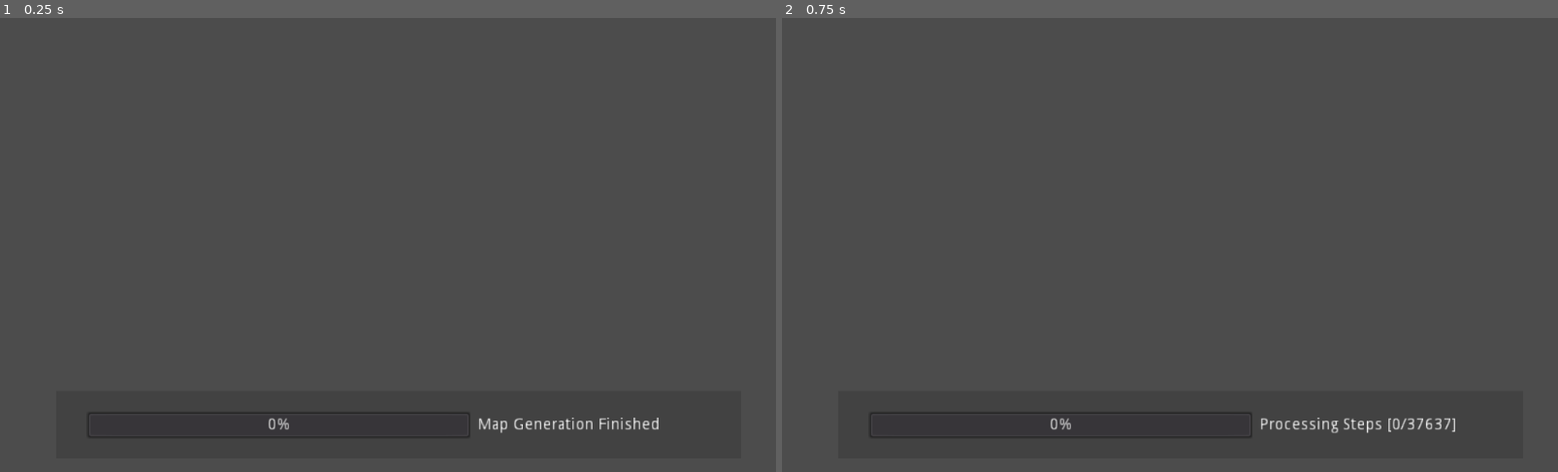
Above: before the commit, frames 1-2 (left to right).
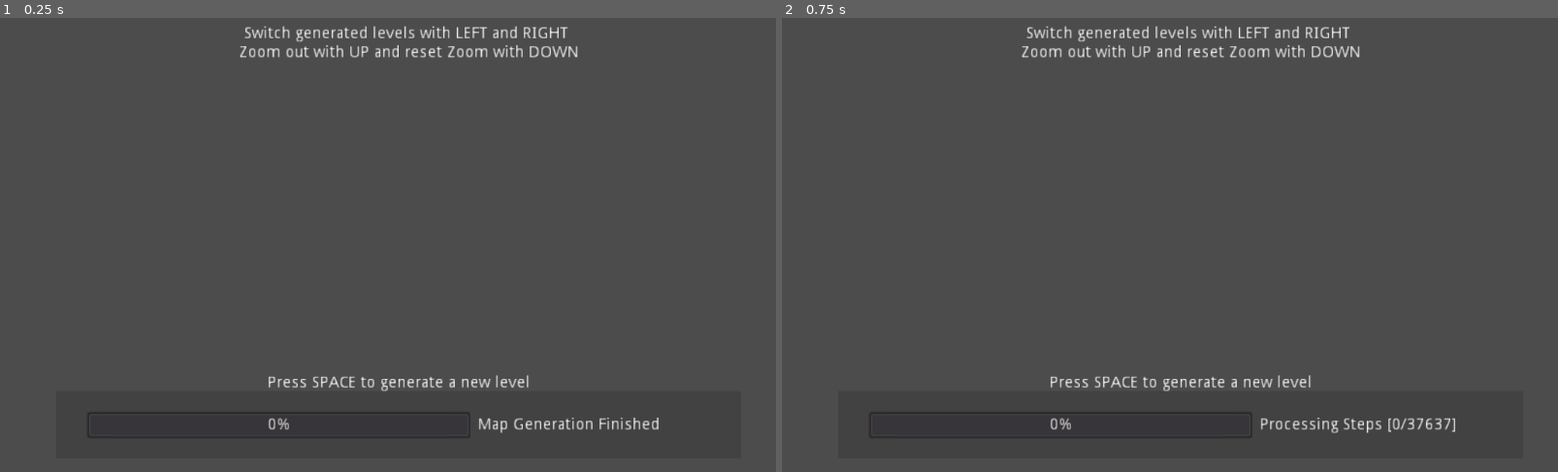
Above: after the commit, the same moments.

Repository: belzecue/godot-threading-example
Game: Godot game, scene res://Level.tscn
The game is run twice, just before and just after one commit, with the same random seed, the same clock (stepped at 60 frames per second) and the same inputs. The engine's default icon, where the game draws it, is replaced by a stand-in: a white triangle on a blue panel in a dark square.
Inputs:
- Up to frame 1 (0.25 s): no input
- Up to frame 2 (0.75 s): tap Space at 0.5 s; hold D (MoveRight) from 0.53 s (still down)

The runs differ from the first frame. In frame 1, 1.3% of the frame differs, in the area x 30-75%, y 1-83%; in frame 2, 1.3%.

Commit message:
added some labels to explain the controls.

Diff:
--- a/Level.tscn
+++ b/Level.tscn
@@ -6,6 +6,36 @@
 script = ExtResource( 1 )
 
 [node name="CanvasLayer" type="CanvasLayer" parent="."]
+
+[node name="Label2" type="Label" parent="CanvasLayer"]
+anchor_left = 0.5
+anchor_right = 0.5
+margin_left = -190.266
+margin_top = 5.97078
+margin_right = 94.7338
+margin_bottom = 25.9708
+rect_scale = Vector2( 1.5, 1.5 )
+text = "Switch generated levels with LEFT and RIGHT"
+align = 1
+valign = 1
+__meta__ = {
+"_edit_use_anchors_": false
+}
+
+[node name="Label3" type="Label" parent="CanvasLayer"]
+anchor_left = 0.5
+anchor_right = 0.5
+margin_left = -197.266
+margin_top = 31.1808
+margin_right = 101.734
+margin_bottom = 51.1808
+rect_scale = Vector2( 1.5, 1.5 )
+text = "Zoom out with UP and reset Zoom with DOWN"
+align = 1
+valign = 1
+__meta__ = {
+"_edit_use_anchors_": false
+}
 
 [node name="ColorRect" type="ColorRect" parent="CanvasLayer"]
 anchor_left = 0.5
@@ -45,3 +75,17 @@
 __meta__ = {
 "_edit_use_anchors_": false
 }
+
+[node name="Label4" type="Label" parent="CanvasLayer/ColorRect"]
+anchor_left = 0.5
+anchor_right = 0.5
+margin_left = -149.5
+margin_top = -15.9221
+margin_right = 149.5
+margin_bottom = 4.07788
+text = "Press SPACE to generate a new level"
+align = 1
+valign = 1
+__meta__ = {
+"_edit_use_anchors_": false
+}
--- a/project.godot
+++ b/project.godot
@@ -20,7 +20,7 @@
 
 [application]
 
-config/name="Threading"
+config/name="ThreadingExample"
 run/main_scene="res://Level.tscn"
 config/icon="res://icon.png"
 
